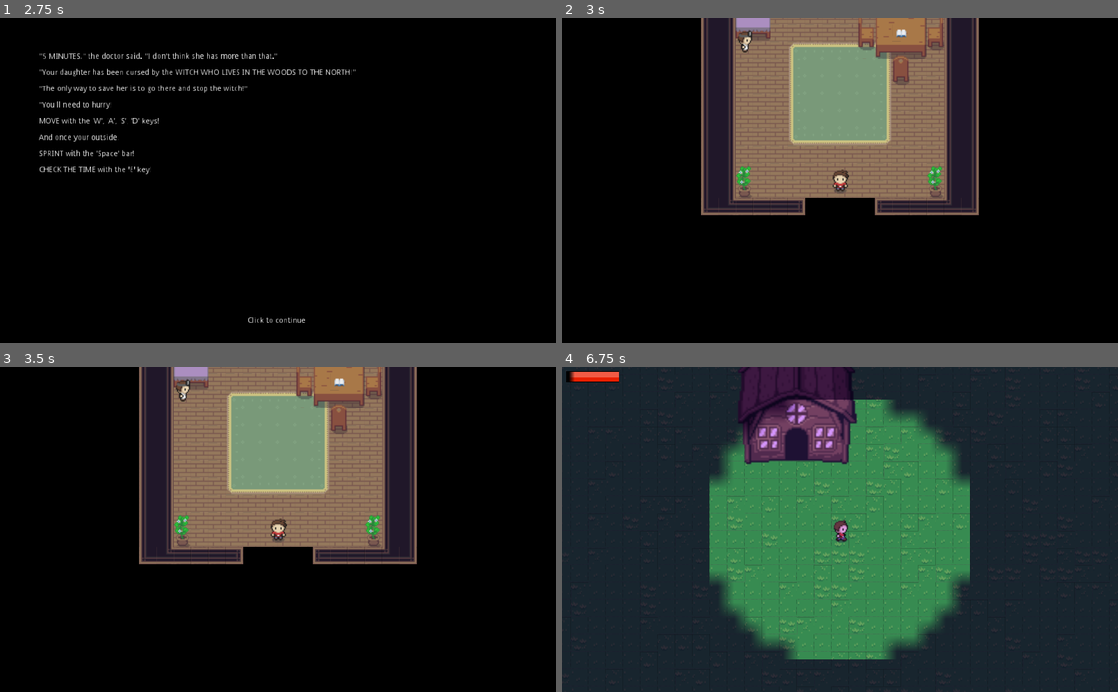
Above: before the commit, frames 1-4 (two rows, left to right).
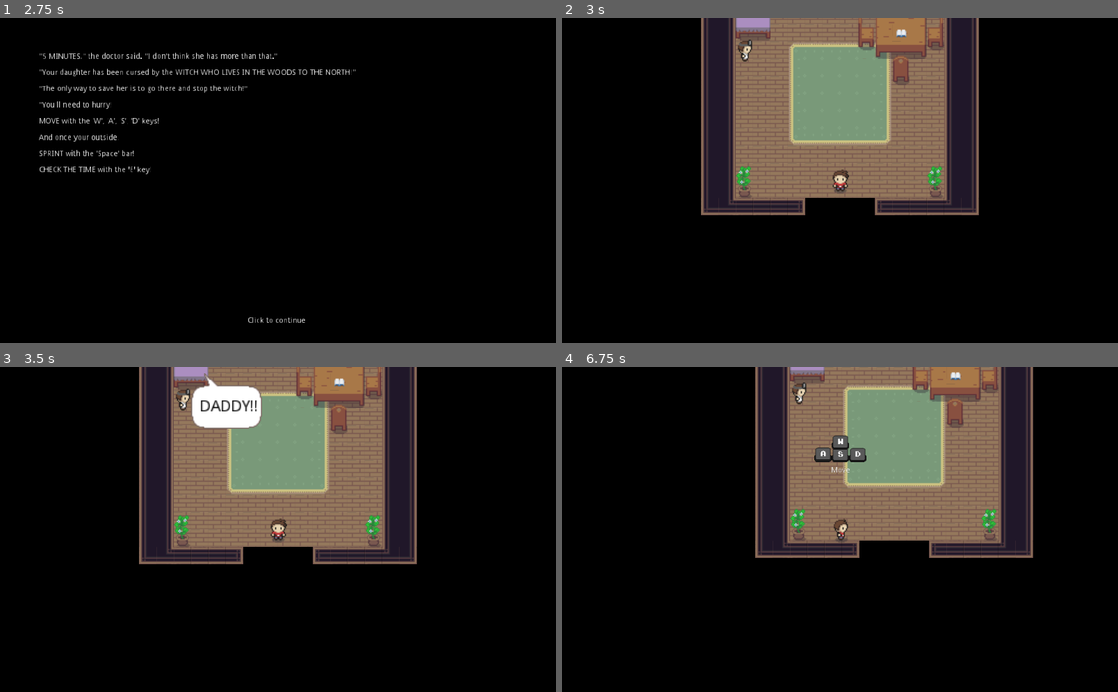
Above: after the commit, the same moments.

Repository: HaywardMorihara/2021AprGameJam
Game: Godot game, scene res://menu/MainMenu.tscn
Two runs of this game, one before a commit and one after it. Both use one fixed random seed, a clock stepped at 60 frames per second and the inputs below.
Inputs (mouse positions are in pixels of both pictures, inside the frame that each line leads up to):
- Up to frame 1 (2.75 s): click "Start" at 0.5 s; tap Enter (interact) at 1.25, 2, 2.1 s; move the mouse to (400, 164) at 1.27 s; hold D (right) 1.28-2.03 s; tap Q (check_watch) at 1.35 s; move the mouse to (166, 196) at 2.02 s; hold S (down) from 2.03 s (still down)
- Up to frame 2 (3 s): tap Enter (interact) at 2.75 s; move the mouse to (895, 109) at 2.77 s; release S (down) at 2.78 s; press the mouse at (895, 109) at 2.78 s; hold D (right) from 2.78 s (still down)
- Up to frame 3 (3.5 s): keep holding D (right)
- Up to frame 4 (6.75 s): move the mouse to (812, 594) at 3.52 s; release D (right) at 3.53 s; release the mouse at (812, 594) at 3.53 s; hold W (up) 3.53-4.28 s; tap Space (sprint) at 3.6, 4.25, 6.6 s; move the mouse to (1006, 578) at 4.27 s; hold A (left) 4.28-5.78 s; tap Q (check_watch) at 4.35 s; move the mouse to (673, 480) at 5.02 s; tap Enter (interact) at 5.1 s; move the mouse to (867, 529) at 5.77 s; press the mouse at (867, 529) at 5.78 s; hold S (down) 5.78-6.53 s; move the mouse to (756, 448) at 6.52 s; release the mouse at (756, 448) at 6.53 s; hold D (right) from 6.53 s (still down)

Frame 1 is identical in both runs. In frame 2, 0.2% of the frame differs, in the area x 31-35%, y 3-14%; in frame 3, 1.8%; in frame 4, 97%, in the area x 0-100%, y 0-100%.

Commit message:
Adjust intro animation

Diff:
--- a/house/PlayerInteriorHouse.tscn
+++ b/house/PlayerInteriorHouse.tscn
@@ -49,27 +49,15 @@
 
 [sub_resource type="Animation" id=3]
 resource_name = "MovePlayer"
-length = 3.0
+length = 2.0
 tracks/0/type = "value"
-tracks/0/path = NodePath("DaddyExclamation/SpeechBubble:visible")
+tracks/0/path = NodePath("DaddyExclamation:visible")
 tracks/0/interp = 1
 tracks/0/loop_wrap = true
 tracks/0/imported = false
-tracks/0/enabled = false
+tracks/0/enabled = true
 tracks/0/keys = {
-"times": PoolRealArray( 0.7, 2 ),
-"transitions": PoolRealArray( 1, 1 ),
-"update": 1,
-"values": [ true, false ]
-}
-tracks/1/type = "value"
-tracks/1/path = NodePath("DaddyExclamation:visible")
-tracks/1/interp = 1
-tracks/1/loop_wrap = true
-tracks/1/imported = false
-tracks/1/enabled = true
-tracks/1/keys = {
-"times": PoolRealArray( 0.7, 2 ),
+"times": PoolRealArray( 0.5, 1.6 ),
 "transitions": PoolRealArray( 1, 1 ),
 "update": 1,
 "values": [ true, false ]
@@ -121,5 +109,5 @@
 text = "DADDY!!"
 
 [node name="DoctorNPC" parent="." index="10" instance=ExtResource( 6 )]
-position = Vector2( -88, -48 )
+position = Vector2( -88, -40 )
 [connection signal="animation_finished" from="AnimationPlayer" to="." method="_on_AnimationPlayer_animation_finished"]
